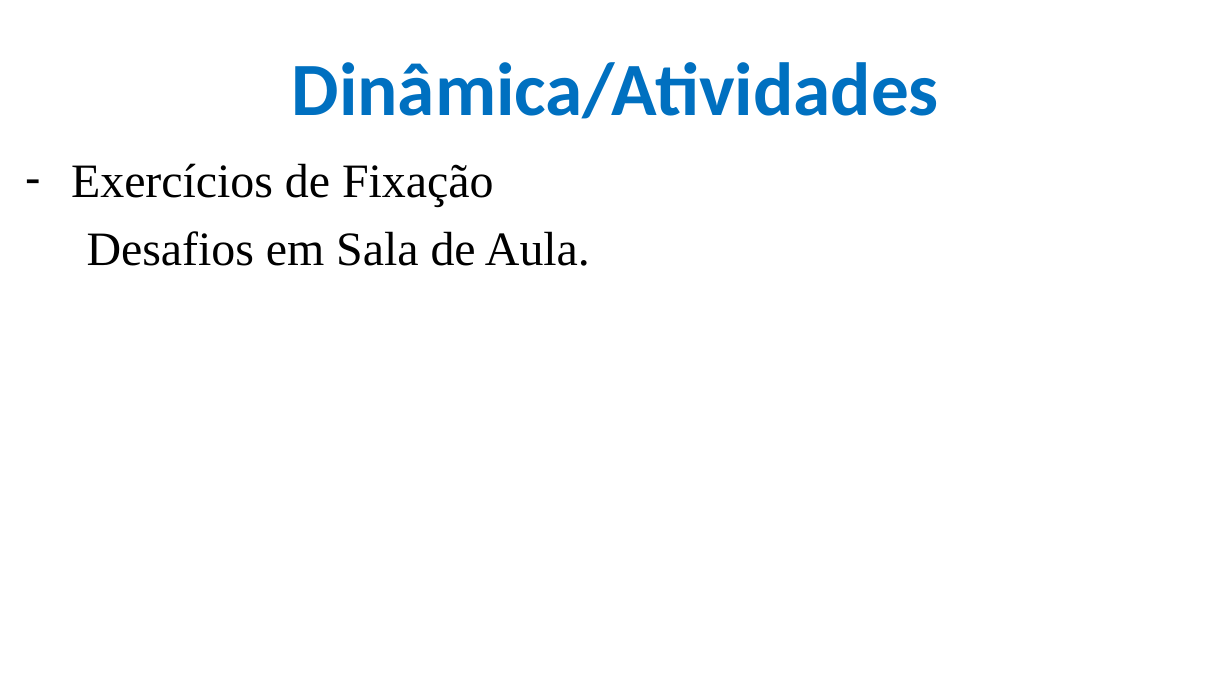
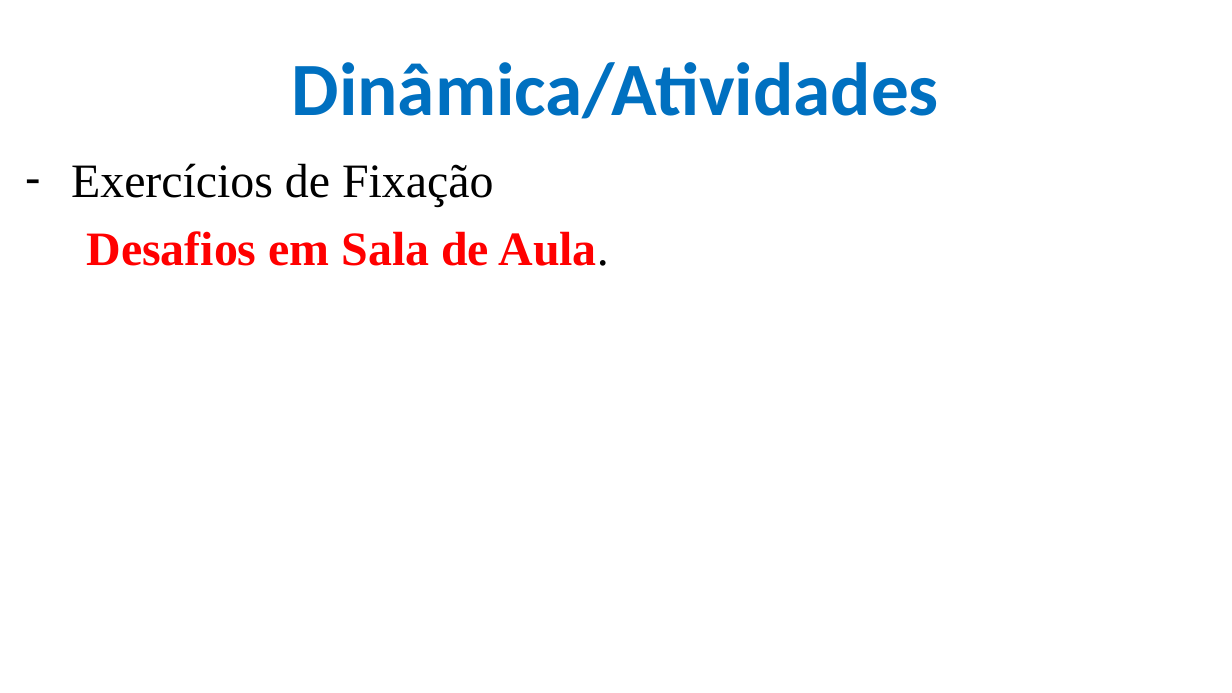
Before and after one commit to CloudEducationBrazil/WydenPythonParadigmas, a slide deck: slide 38 of 01 Classes/Aula 04 05 06 Programação Python.pptx. Drawn at 1232x693 pixels with LibreOffice and Linux fonts; fonts in the diff are those of the drawing; background and template pictures are left out. Boxes give left, top, right and bottom in pixels: in the first picture for what was removed or moved away, otherwise in the second. Text is boxed around its words. In the diff, an @@ line names an element or a change of style, - is before the commit and + after.

```diff
--- a/01 Classes/Aula 04 05 06 Programação Python.pptx
+++ b/01 Classes/Aula 04 05 06 Programação Python.pptx
@@ text at box(87, 231, 608, 266): text colour #000000 to #FF0000, bold on in "Desafios em Sala de Aula." @@
```
Also in this commit, not shown: 15 other slides changed, 2 other files.
